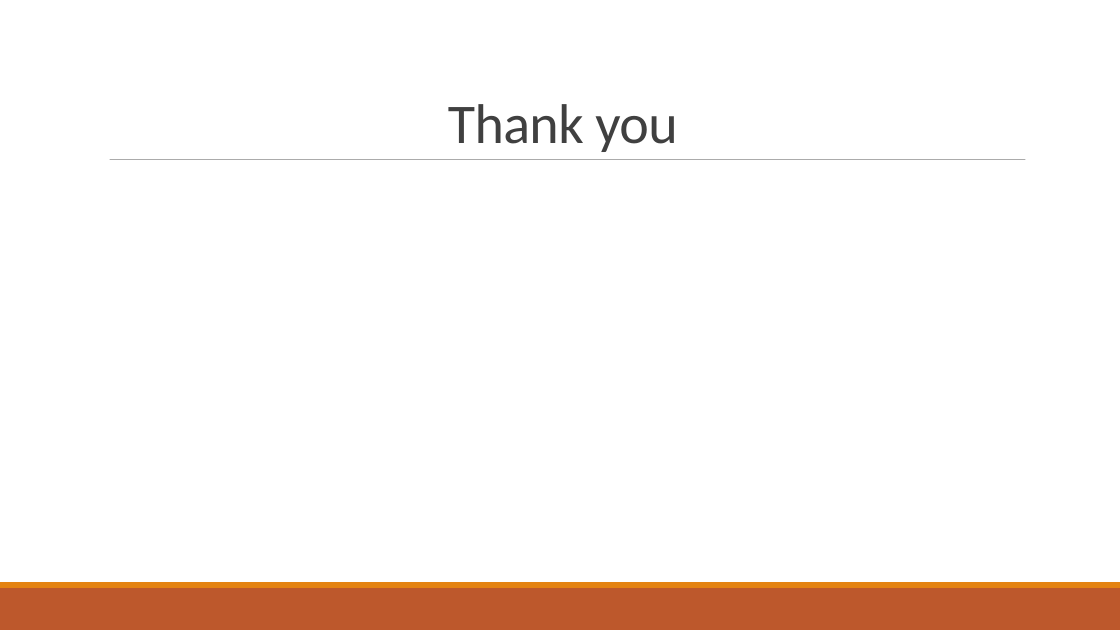
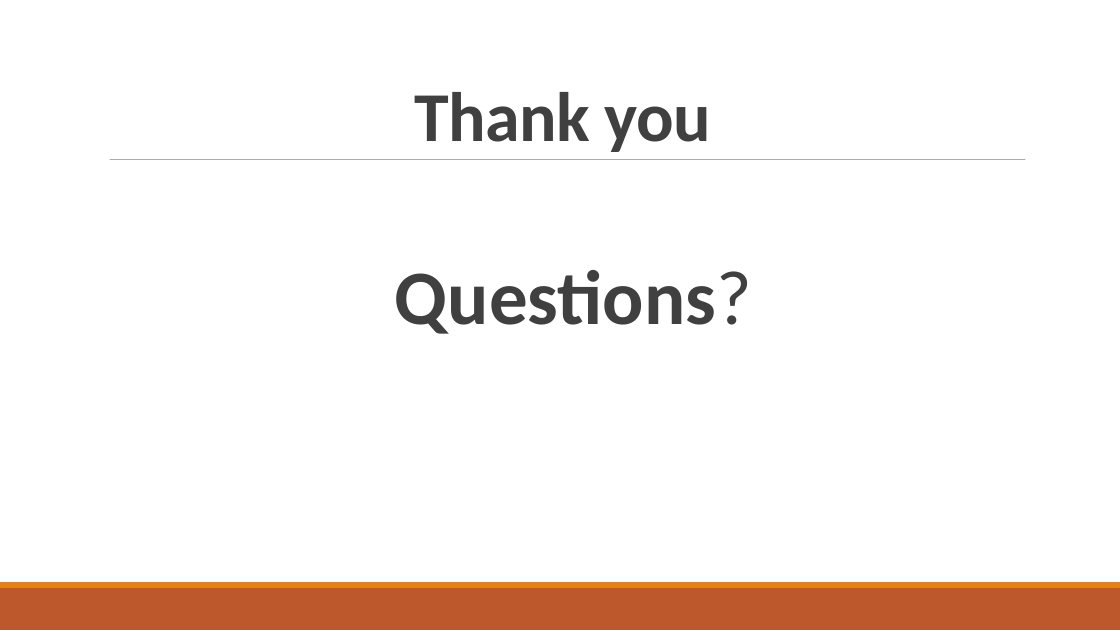
Before and after one commit to SpheMalo/COS-301-Main-Project, a slide deck: slide 6 of Presentations/Demo 1.odp (slide 5 before the commit). Drawn at 1120x630 pixels with LibreOffice and Linux fonts; fonts in the diff are those of the drawing. Boxes give left, top, right and bottom in pixels: in the first picture for what was removed or moved away, otherwise in the second. Text is boxed around its words. In the diff, an @@ line names an element or a change of style, - is before the commit and + after.

```diff
--- a/Presentations/Demo 1.odp
+++ b/Presentations/Demo 1.odp
@@ title "Thank you" at [414,92,711,152]: size 48 to 60 pt, bold on @@
@@ text added at [395,270,752,334], 66 pt, text #404040, bold @@
+  Questions?
```
Also in this commit, not shown: 1 slide added.
